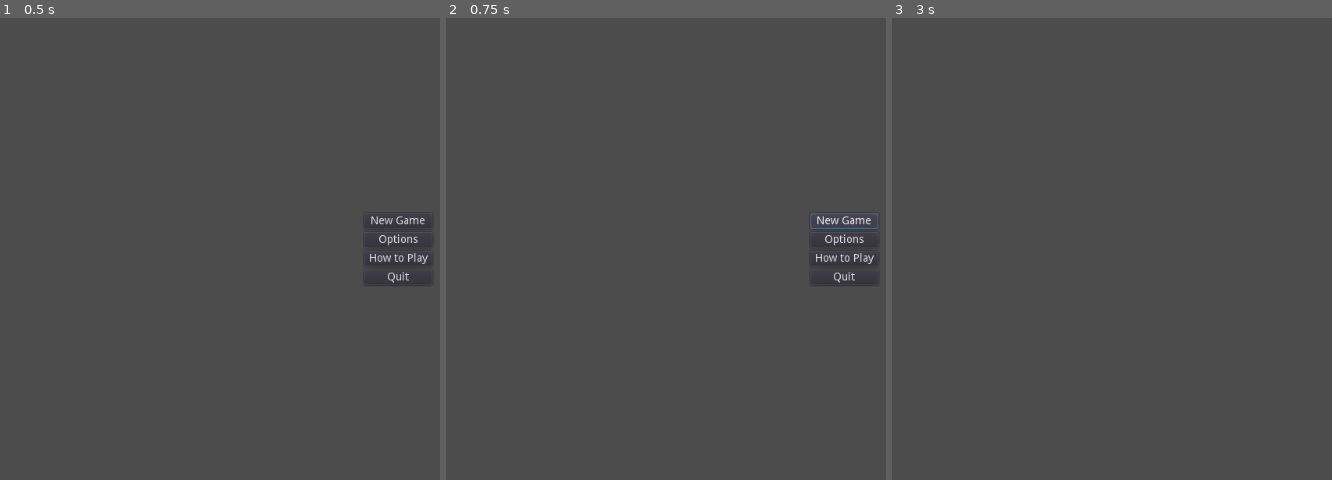
Above: before the commit, frames 1-3 (left to right).
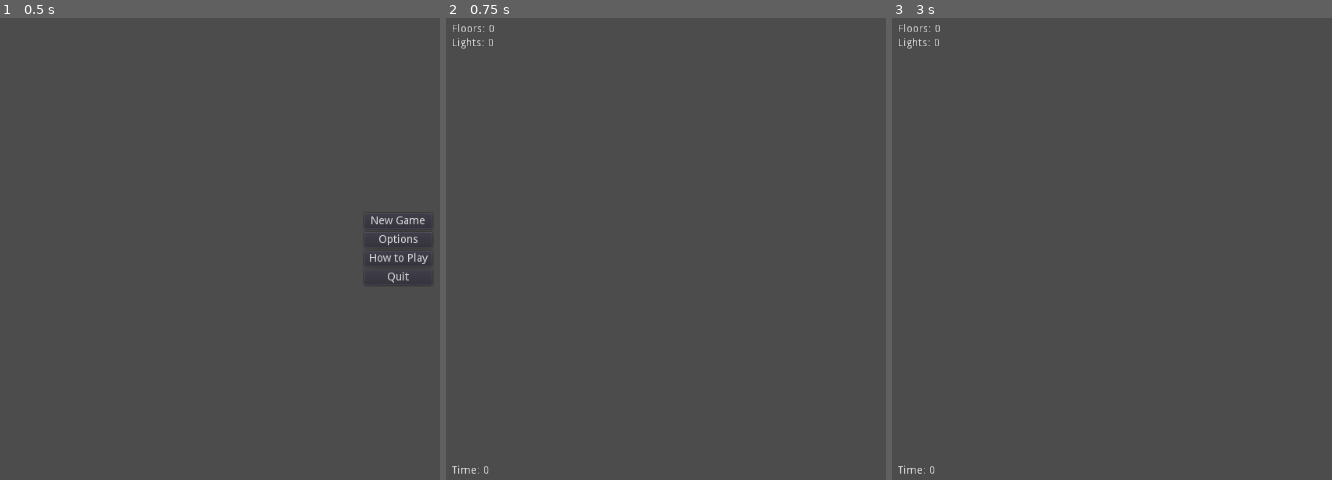
Above: after the commit, the same moments.

Repository: Arc676/Photonic-Salvation
Game: Godot game, scene res://Scenes/Main Menu.tscn
Same seed, same stepped clock (60 frames per second), same inputs: the game is played once before the commit and once after it.
Inputs (mouse positions are in pixels of both pictures, inside the frame that each line leads up to):
- Up to frame 1 (0.5 s): no input
- Up to frame 2 (0.75 s): click "New Game" at 0.5 s
- Up to frame 3 (3 s): click (1288, 221) at 1.25 s, where only the run before the commit has a clickable "New Game"; click (1288, 221) at 2 s, where only the run before the commit has a clickable "New Game"; click (1288, 239) at 2.75 s, where only the run before the commit has a clickable "Options"

Frame 1 is identical in both runs. In frame 2, 0.7% of the frame differs, in the area x 1-99%, y 1-99%; in frame 3, 0.2%.

Commit message:
Prototype game scene
Add player node and script

Diff:
--- /dev/null
+++ b/Scenes/Game.tscn
@@ -0,0 +1,71 @@
+[gd_scene load_steps=5 format=2]
+
+[ext_resource path="res://Scripts/player.gd" type="Script" id=1]
+
+[sub_resource type="ProceduralSky" id=3]
+
+[sub_resource type="Environment" id=1]
+background_sky = SubResource( 3 )
+
+[sub_resource type="CylinderShape" id=2]
+
+[node name="Spatial" type="Spatial"]
+
+[node name="WorldEnvironment" type="WorldEnvironment" parent="."]
+environment = SubResource( 1 )
+
+[node name="UI" type="Control" parent="."]
+anchor_right = 1.0
+anchor_bottom = 1.0
+__meta__ = {
+"_edit_use_anchors_": false
+}
+
+[node name="Time" type="Label" parent="UI"]
+anchor_top = 1.0
+anchor_right = 1.0
+anchor_bottom = 1.0
+margin_left = 10.0
+margin_top = -24.0
+text = "Time: 0"
+__meta__ = {
+"_edit_use_anchors_": false
+}
+
+[node name="Element Counters" type="GridContainer" parent="UI"]
+anchor_right = 1.0
+margin_left = 10.0
+margin_top = 10.0
+margin_bottom = 32.0
+__meta__ = {
+"_edit_use_anchors_": false
+}
+
+[node name="Floors" type="Label" parent="UI/Element Counters"]
+margin_right = 55.0
+margin_bottom = 14.0
+text = "Floors: 0"
+__meta__ = {
+"_edit_use_anchors_": false
+}
+
+[node name="Lights" type="Label" parent="UI/Element Counters"]
+margin_top = 18.0
+margin_right = 55.0
+margin_bottom = 32.0
+text = "Lights: 0"
+
+[node name="Player" type="KinematicBody" parent="."]
+script = ExtResource( 1 )
+
+[node name="CollisionShape" type="CollisionShape" parent="Player"]
+shape = SubResource( 2 )
+
+[node name="Head" type="Spatial" parent="Player"]
+transform = Transform( 1, 0, 0, 0, 1, 0, 0, 0, 1, 0, 0.648447, 0 )
+
+[node name="Camera" type="Camera" parent="Player/Head"]
+
+[node name="RayCast" type="RayCast" parent="Player/Head"]
+transform = Transform( 1, 0, 0, 0, -1.62921e-07, -1, 0, 1, -1.62921e-07, 0, 0, 0 )
+enabled = true
--- a/Scenes/Main Menu.tscn
+++ b/Scenes/Main Menu.tscn
@@ -112,6 +112,7 @@
 margin_right = 423.0
 margin_bottom = 157.0
 text = "Back"
+[connection signal="pressed" from="Main Menu/GridContainer/New Game" to="." method="startGame"]
 [connection signal="pressed" from="Main Menu/GridContainer/Options" to="." method="showOptions"]
 [connection signal="pressed" from="Main Menu/GridContainer/Help" to="." method="showHelp"]
 [connection signal="pressed" from="Main Menu/GridContainer/Quit" to="." method="quit"]
--- a/Scripts/TitleScreen.gd
+++ b/Scripts/TitleScreen.gd
@@ -6,10 +6,6 @@
 onready var main = $"Main Menu"
 onready var options = $Options
 onready var help = $Help
-
-# Called when the node enters the scene tree for the first time.
-func _ready():
-	pass # Replace with function body.
 
 func quit():
 	tree.quit()
@@ -30,3 +26,6 @@
 func backToMain():
 	hideScreens()
 	main.visible = true
+
+func startGame():
+	tree.change_scene("res://Scenes/Game.tscn")
--- /dev/null
+++ b/Scripts/player.gd
@@ -0,0 +1,40 @@
+extends KinematicBody
+
+var velocity = Vector3()
+var _mouse_motion = Vector2()
+
+onready var gravity = ProjectSettings.get_setting("physics/3d/default_gravity")
+
+onready var head = $Head
+onready var raycast = $Head/RayCast
+
+func _ready():
+	Input.set_mouse_mode(Input.MOUSE_MODE_CAPTURED)
+
+func _process(_delta):
+	# Mouse movement.
+	_mouse_motion.y = clamp(_mouse_motion.y, -1550, 1550)
+	transform.basis = Basis(Vector3(0, _mouse_motion.x * -0.001, 0))
+	head.transform.basis = Basis(Vector3(_mouse_motion.y * -0.001, 0, 0))
+
+	if raycast.is_colliding():
+		pass
+
+func _physics_process(delta):
+	# Keyboard movement.
+	var movement = transform.basis.xform(Vector3(
+		Input.get_action_strength("move_right") - Input.get_action_strength("move_left"),
+		0,
+		Input.get_action_strength("move_back") - Input.get_action_strength("move_forward")
+	).normalized())
+
+	# Gravity.
+	velocity.y -= gravity * delta
+
+	#warning-ignore:return_value_discarded
+	velocity = move_and_slide(Vector3(movement.x, velocity.y, movement.z), Vector3.UP)
+
+func _input(event):
+	if event is InputEventMouseMotion:
+		if Input.get_mouse_mode() == Input.MOUSE_MODE_CAPTURED:
+			_mouse_motion += event.relative
